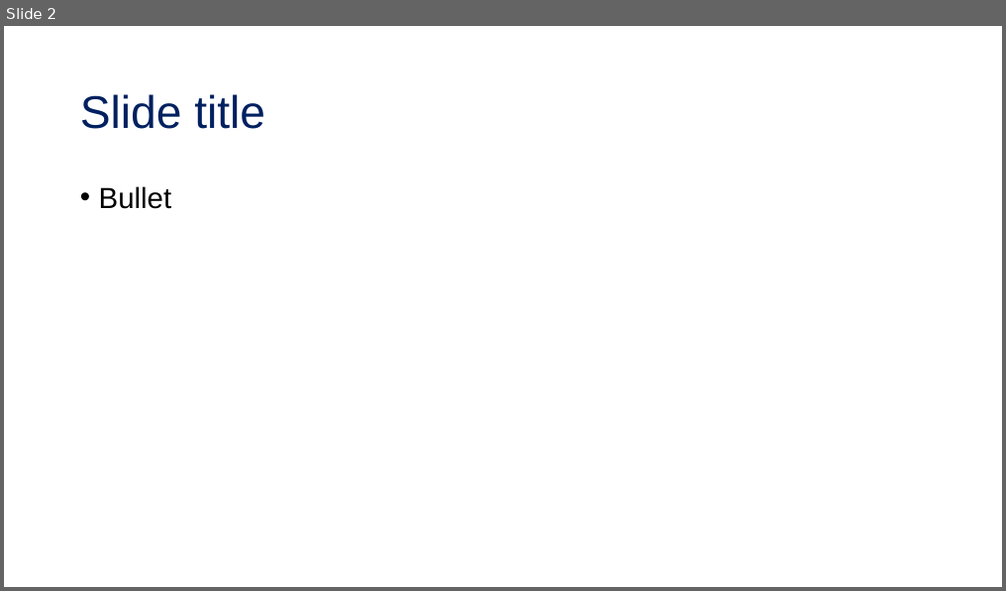
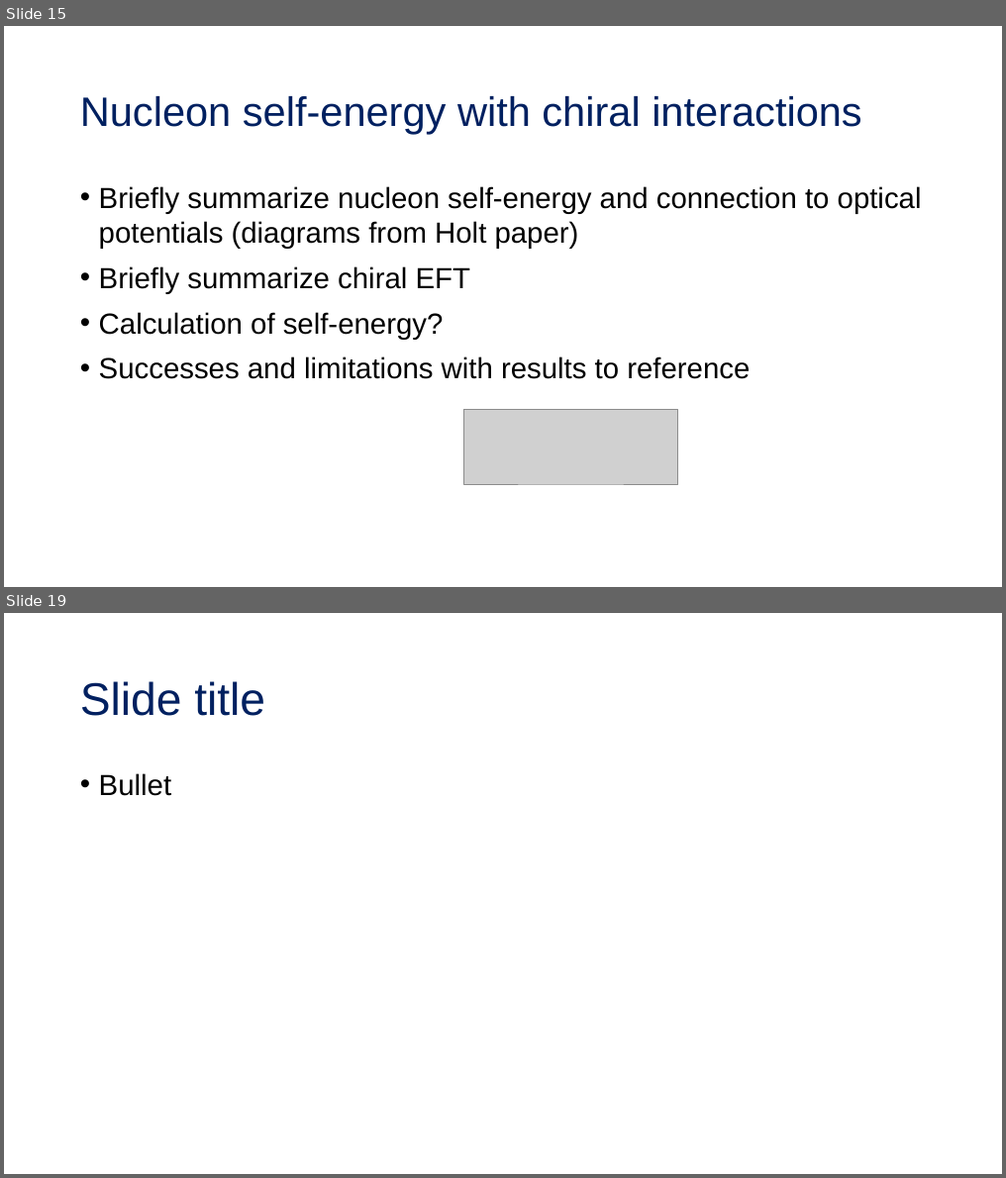
Before and after one commit to tropiano4/tropiano-srg, a slide deck: Presentations/Candidacy_2019/candidacy_presentation.pptx. Shown one above the other, each under a label of ours: slide 2 before the commit, slides 15 and 19 after it; the slides between them are not shown. The pictures are 1006x591 and 1006x1178 pixels, drawn with LibreOffice and Linux fonts; fonts in the diff are those of the drawing; grey boxes stand for pictures. Boxes give left, top, right and bottom in pixels: in the first picture for what was removed or moved away, otherwise in the second. Text is boxed around its words. In the diff, an @@ line names an element or a change of style, - is before the commit and + after.

Commit message:
Update candidacy_presentation.pptx
Added figures to presentation.

```diff
--- a/Presentations/Candidacy_2019/candidacy_presentation.pptx
+++ b/Presentations/Candidacy_2019/candidacy_presentation.pptx
@@ slide 15 added at box(4, 26, 1002, 587), background #FFFFFF @@
@@ title added at box(80, 96, 862, 134), 39.6 pt, text #002060 @@
+Nucleon self-energy with chiral interactions
@@ text added at box(99, 186, 922, 379), 28 pt, text #000000 @@
+• Briefly summarize nucleon self-energy and connection to optical potentials (diagrams from Holt paper)
+• Briefly summarize chiral EFT
+• Calculation of self-energy?
+• Successes and limitations with results to reference
@@ picture added at box(463, 409, 678, 484) @@
@@ what was slide 2 is now slide 19 @@
```
Also in this commit, not shown: 16 other slides added, 2 slides removed.
